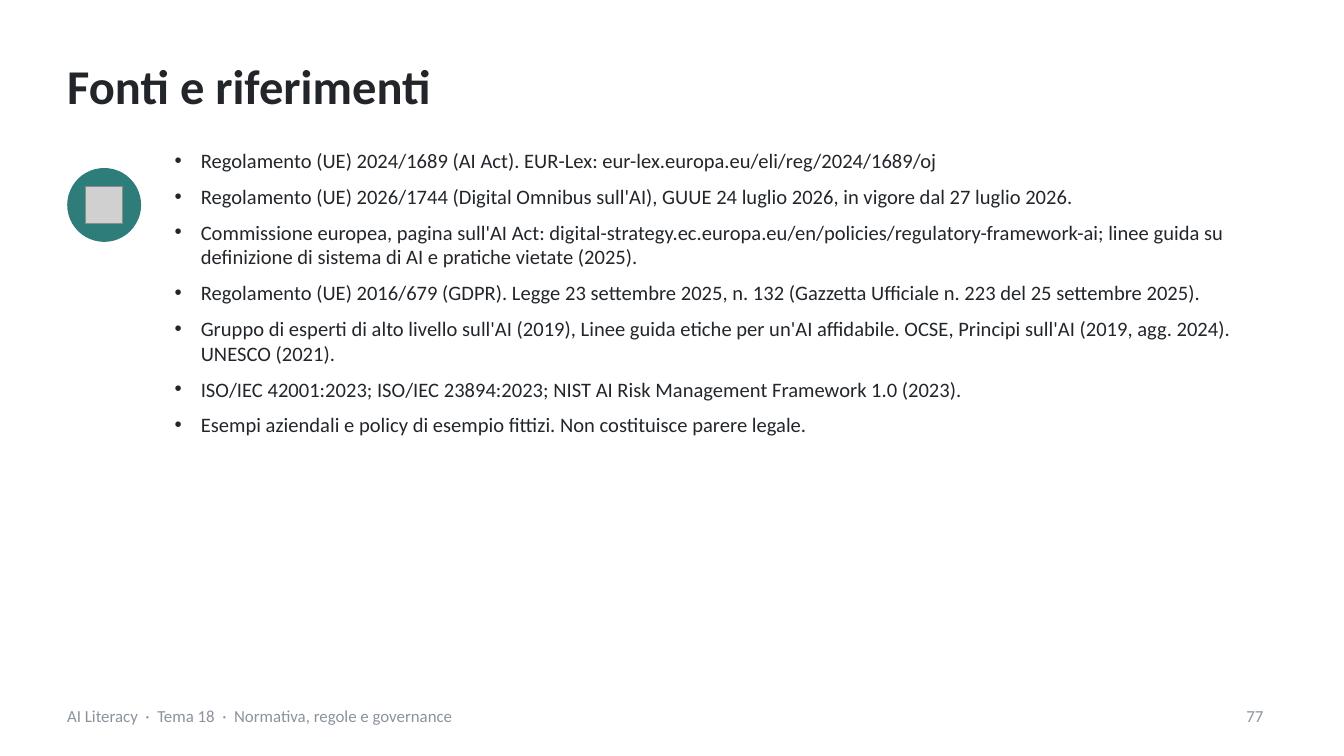
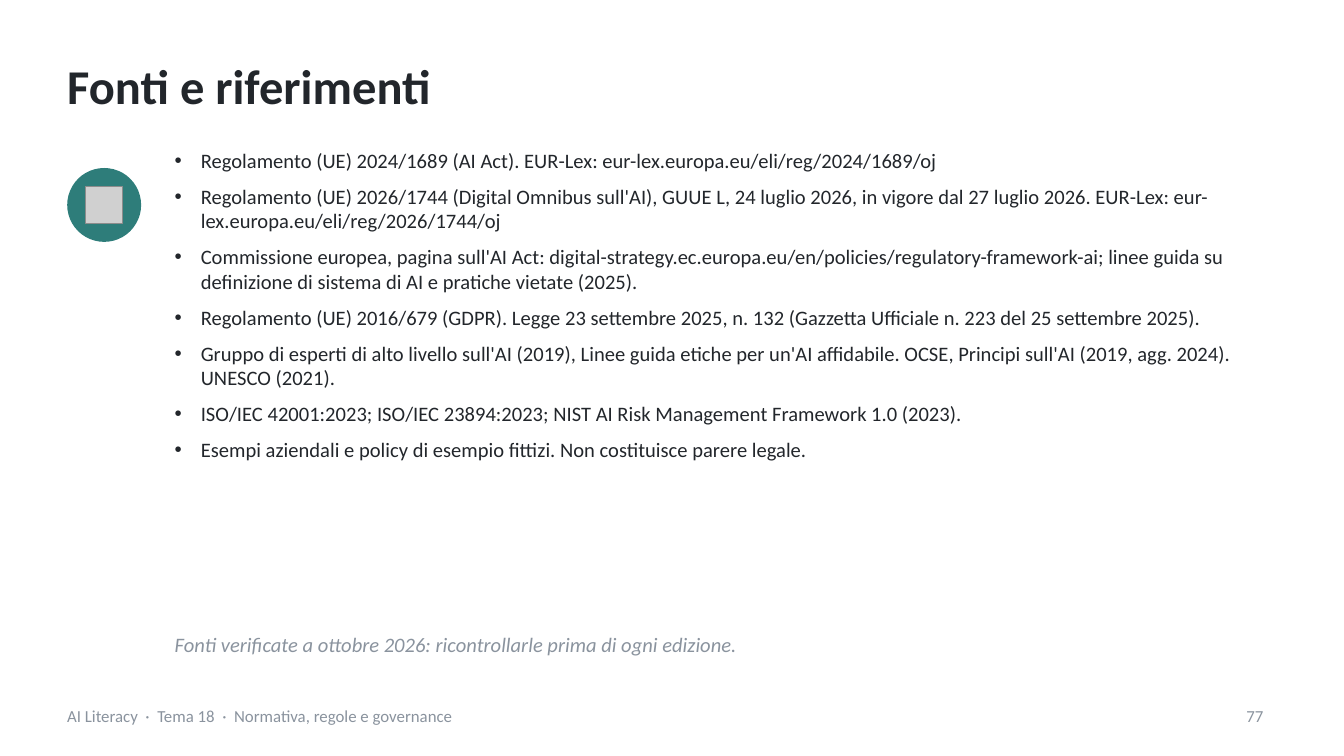
Before and after one commit to NetAi-IT/Formazione-AI-Literacy-Official, a slide deck: slide 77 of Base/Tema18_Normativa_regole_governance_AI.pptx. Drawn at 1344x756 pixels with LibreOffice and Linux fonts; fonts in the diff are those of the drawing; grey boxes stand for pictures. Boxes give left, top, right and bottom in pixels: in the first picture for what was removed or moved away, otherwise in the second. Text is boxed around its words. In the diff, an @@ line names an element or a change of style, - is before the commit and + after.

```diff
--- a/Base/Tema18_Normativa_regole_governance_AI.pptx
+++ b/Base/Tema18_Normativa_regole_governance_AI.pptx
@@ text at [201,189,1208,232]: text changed @@
-• Regolamento (UE) 2026/1744 (Digital Omnibus sull'AI), GUUE 24 luglio 2026, in vigore dal 27 luglio 2026.
+• Regolamento (UE) 2026/1744 (Digital Omnibus sull'AI), GUUE L, 24 luglio 2026, in vigore dal 27 luglio 2026. EUR-Lex: eur-lex.europa.eu/eli/reg/2026/1744/oj
@@ text added at [175,638,736,656], 11 pt, text #8A939E, italic @@
+Fonti verificate a ottobre 2026: ricontrollarle prima di ogni edizione.
```
Also in this commit, not shown: 39 other slides changed, 1 slide added, 1 slide removed, 8 other files.
